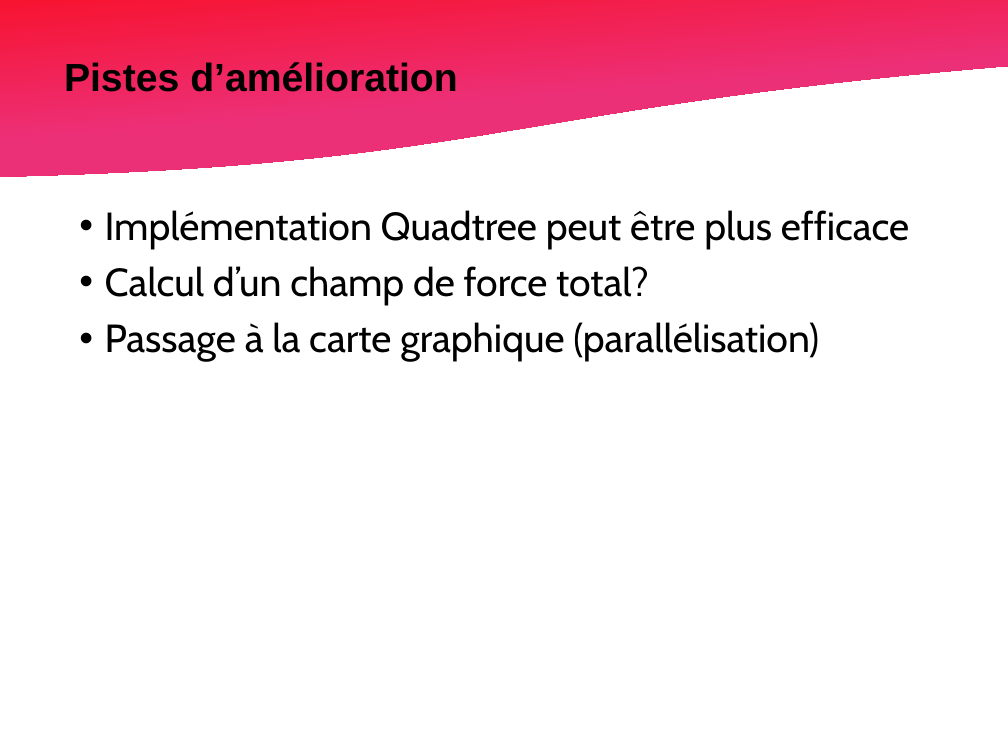
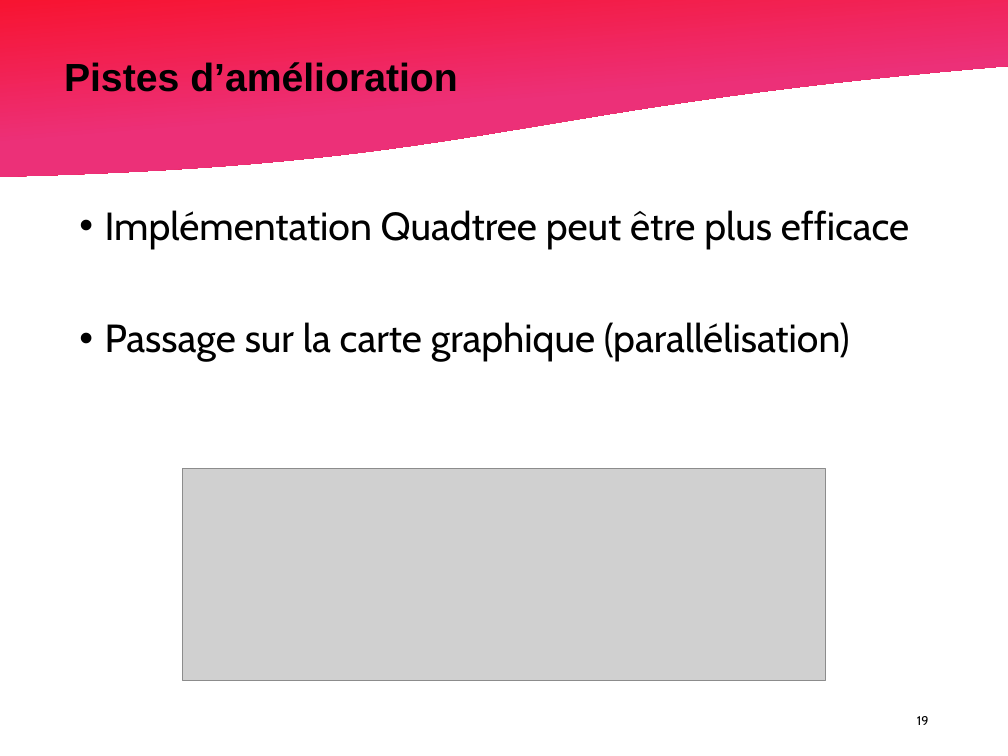
Before and after one commit to rfaucon2/TIPI_Spe, a slide deck: slide 19 of Diapo/TIPE-Spe.pptx (slide 20 before the commit). Drawn at 1008x756 pixels with LibreOffice and Linux fonts; fonts in the diff are those of the drawing; grey boxes stand for pictures. Boxes give left, top, right and bottom in pixels: in the first picture for what was removed or moved away, otherwise in the second. Text is boxed around its words. In the diff, an @@ line names an element or a change of style, - is before the commit and + after.

```diff
--- a/Diapo/TIPE-Spe.pptx
+++ b/Diapo/TIPE-Spe.pptx
@@ text at <box>105,322,850,362</box>: text changed @@
-• Calcul d’un champ de force total?
-• Passage à la carte graphique (parallélisation)
+• Passage sur la carte graphique (parallélisation)
@@ picture added at <box>182,468,825,680</box> @@
@@ page number added at <box>917,716,929,725</box>, 9 pt, text #000000 @@
+19
```
Also in this commit, not shown: 20 other slides changed, 1 slide added, 1 slide removed, 4 other files.
